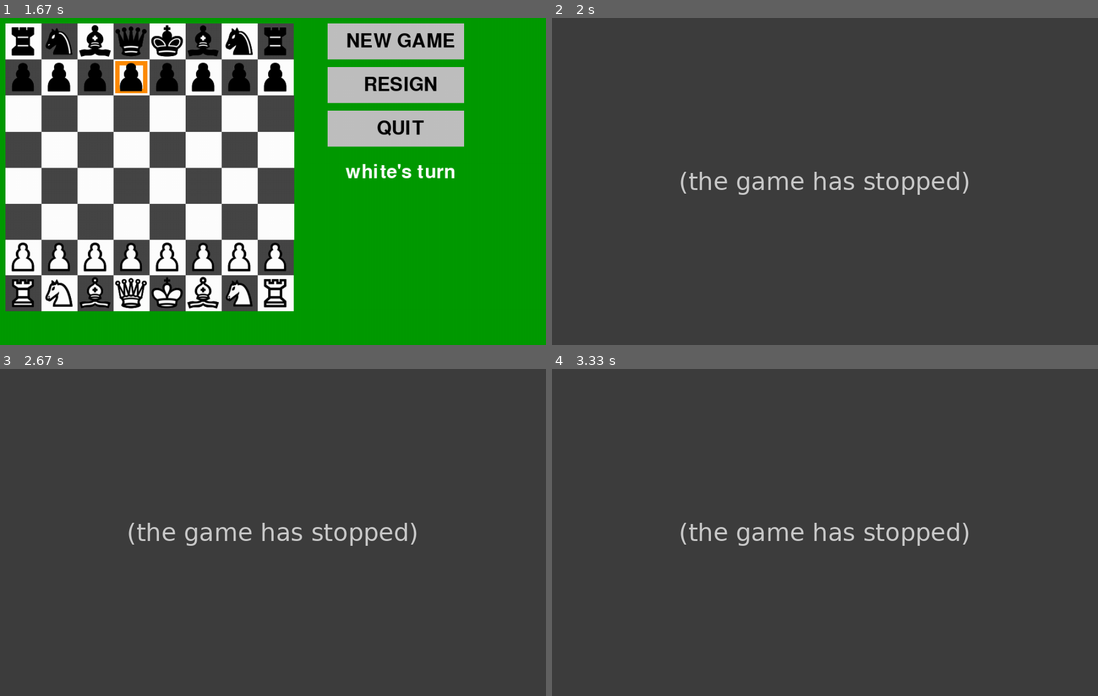
Above: before the commit, frames 1-4 (two rows, left to right).
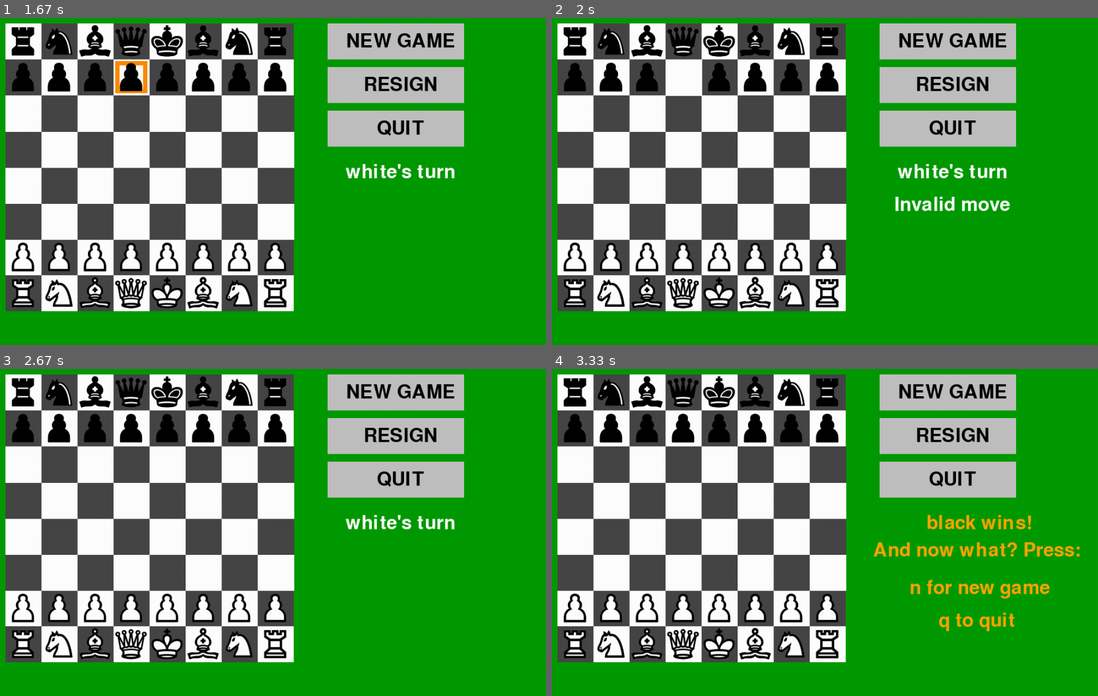
Above: after the commit, the same moments.

Repository: naskord/Chess
Game: pygame game, started from pygame_chess.py
Same seed, same stepped clock (60 frames per second), same inputs: the game is played once before the commit and once after it.
Inputs (mouse positions are in pixels of both pictures, inside the frame that each line leads up to):
- Up to frame 1 (1.67 s): click "NEW GAME" at 0.88 s; tap Y at 1.17 s; click (131, 60) at 1.55 s
- Up to frame 2 (2 s): click (628, 171) at 1.88 s
- Up to frame 3 (2.67 s): click "NEW GAME" at 2.22 s; tap Y at 2.5 s
- Up to frame 4 (3.33 s): click "RESIGN" at 2.88 s; move the mouse to (1021, 506) at 3.2 s; tap Y at 3.23 s

Frame 1 is identical in both runs. In frame 2, 81% of the frame differs, in the area x 0-100%, y 0-100%; in frame 3, 81%; in frame 4, 81%.
Error before the commit: TypeError: object of type 'NoneType' has no len() (game.py line 128); the game stopped at 1.95 s (later frames are placeholders)

Commit message:
Update game.py

Diff:
--- a/game.py
+++ b/game.py
@@ -125,6 +125,8 @@
         return False
 
     def poor_material(self, collection):
+        if collection is None:
+            return False
         if len(collection) == 1:
             return 1
         elif len(collection) == 2:
